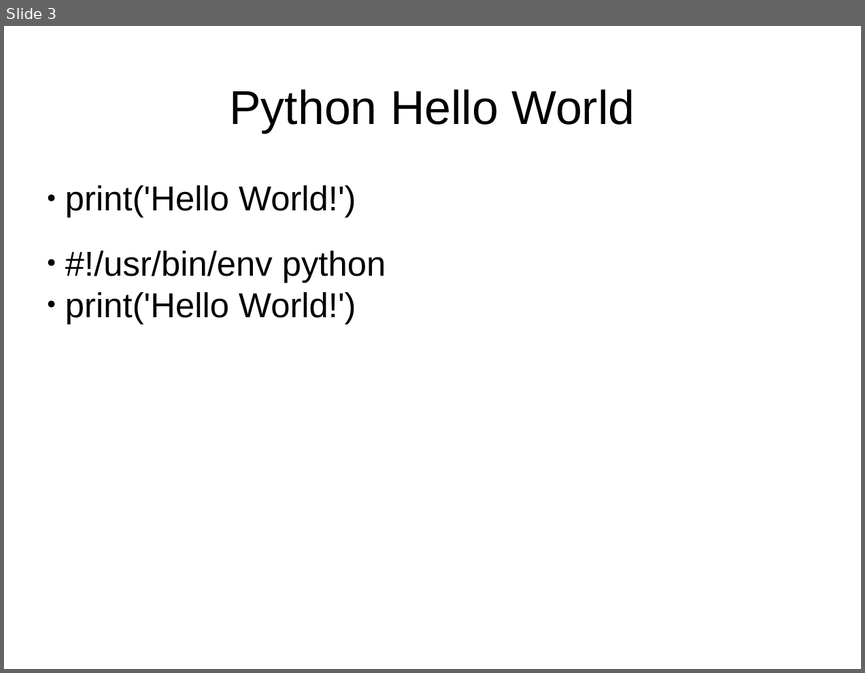
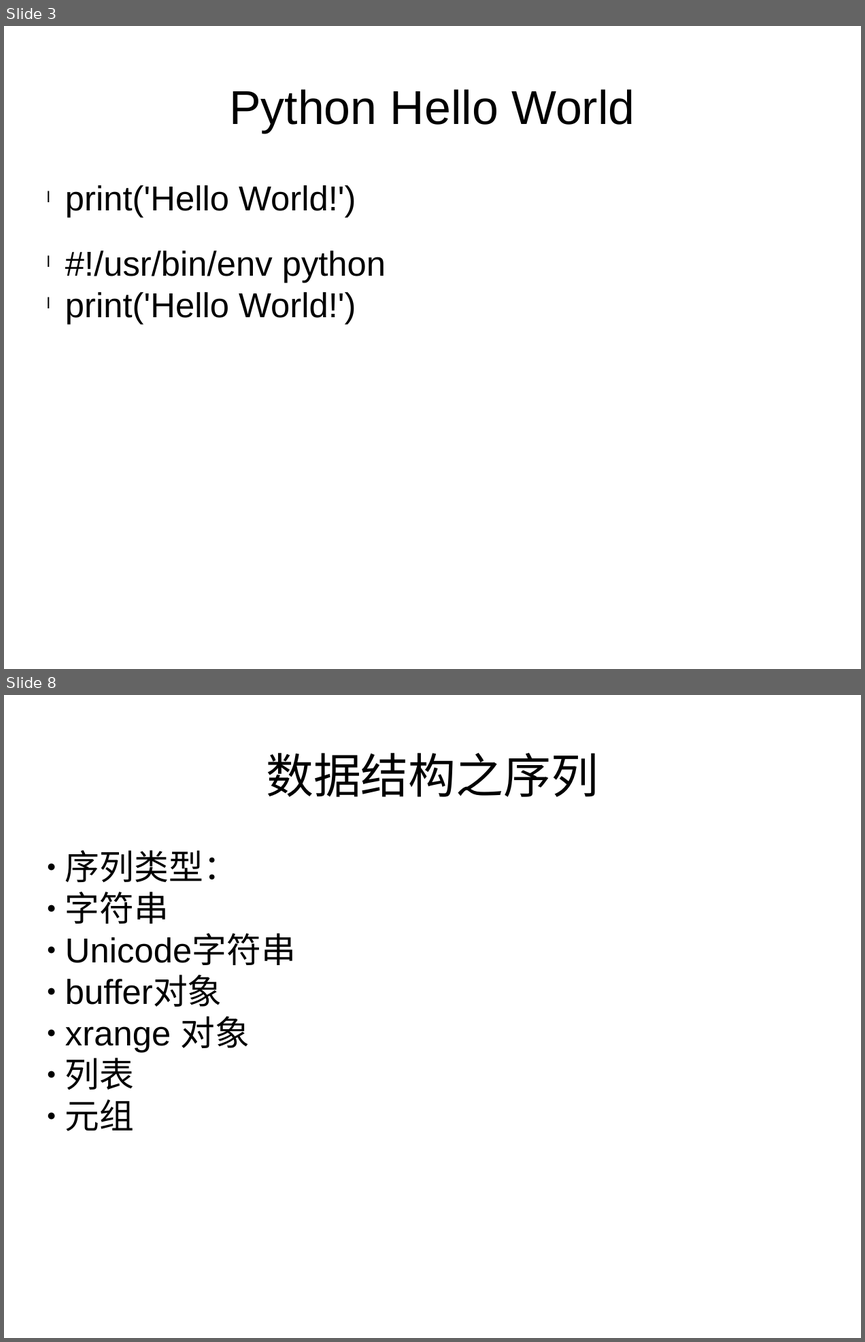
Before and after one commit to haolongzhangm/shell_my, a slide deck: unexeshell/tmp_use/python_l/0/p0.pptx. Shown one above the other, each under a label of ours: slide 3 before the commit, slides 3 and 8 after it; the slides between them are not shown. The pictures are 865x673 and 865x1342 pixels, drawn with LibreOffice and Linux fonts; fonts in the diff are those of the drawing. Boxes give left, top, right and bottom in pixels: in the first picture for what was removed or moved away, otherwise in the second. Text is boxed around its words. In the diff, an @@ line names an element or a change of style, - is before the commit and + after.

Commit message:
update python tmp

```diff
--- a/unexeshell/tmp_use/python_l/0/p0.pptx
+++ b/unexeshell/tmp_use/python_l/0/p0.pptx
@@ slide 8 added at (4,695,861,1338), background #FFFFFF @@
@@ text added at (266,753,598,797), 44 pt, text #000000 @@
+数据结构之序列
@@ text added at (65,850,296,1131), 32 pt, text #000000 @@
+● 序列类型：
+● 字符串
+● Unicode字符串
+● buffer对象
+● xrange 对象
+● 列表
+● 元组
@@ slide 3 changed as well @@
@@ text "print('Hello World!')" at (65,185,385,324): bullet ● to l @@
```
Also in this commit, not shown: 2 other slides changed, 4 other slides added.
